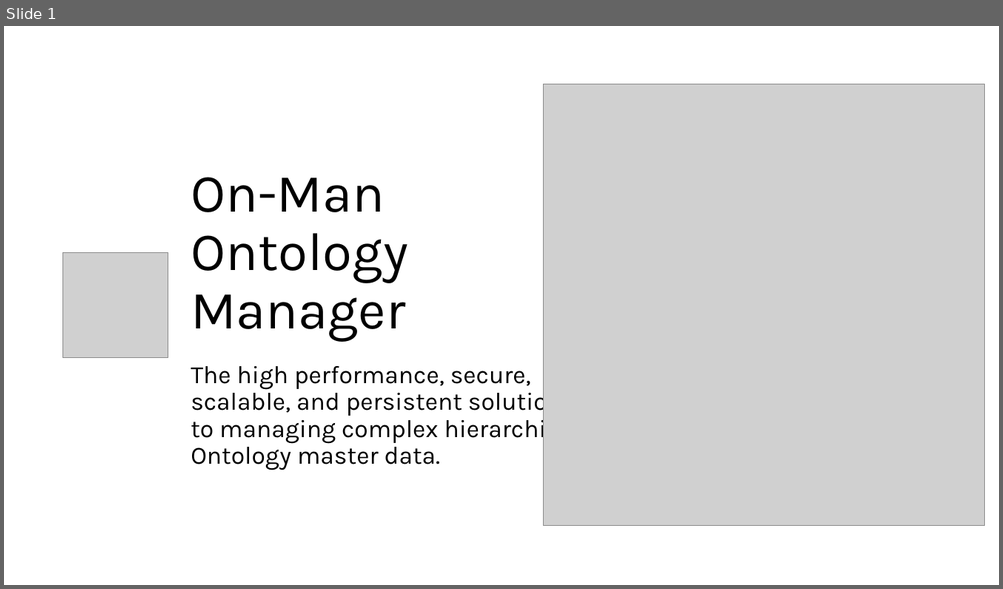
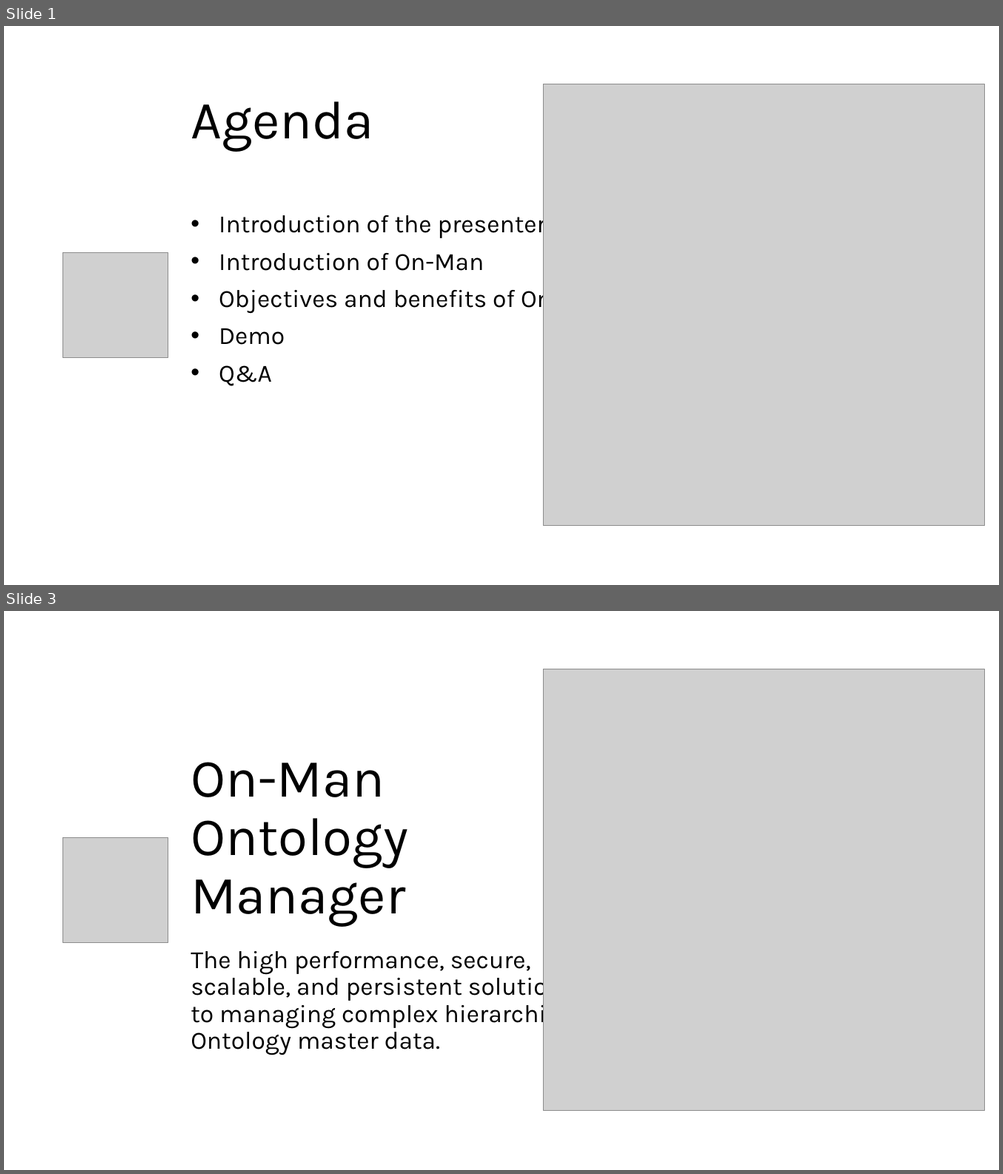
Before and after one commit to desourav/on-man, a slide deck: product-pitch.pptx. Shown one above the other, each under a label of ours: slide 1 before the commit, slides 1 and 3 after it; the slides between them are not shown. The pictures are 1003x589 and 1003x1174 pixels, drawn with LibreOffice and Linux fonts; fonts in the diff are those of the drawing; grey boxes stand for pictures. Boxes give left, top, right and bottom in pixels: in the first picture for what was removed or moved away, otherwise in the second. Text is boxed around its words. In the diff, an @@ line names an element or a change of style, - is before the commit and + after.

```diff
--- a/product-pitch.pptx
+++ b/product-pitch.pptx
@@ slide 1 added at (x1=4, y1=26, x2=999, y2=585), background #FFFFFF @@
@@ picture added at (x1=543, y1=84, x2=985, y2=526) @@
@@ title added at (x1=190, y1=101, x2=373, y2=152), 52 pt, text #000000 @@
+Agenda
@@ subtitle added at (x1=219, y1=210, x2=610, y2=386), 24 pt, text #000000 @@
+• Introduction of the presenter
+• Introduction of On-Man
+• Objectives and benefits of On-Man
+• Demo
+• Q&A
@@ picture added at (x1=62, y1=253, x2=168, y2=358) @@
@@ what was slide 1 is now slide 3 @@
```
Also in this commit, not shown: 1 slide changed, 2 other slides added, 3 other files.
